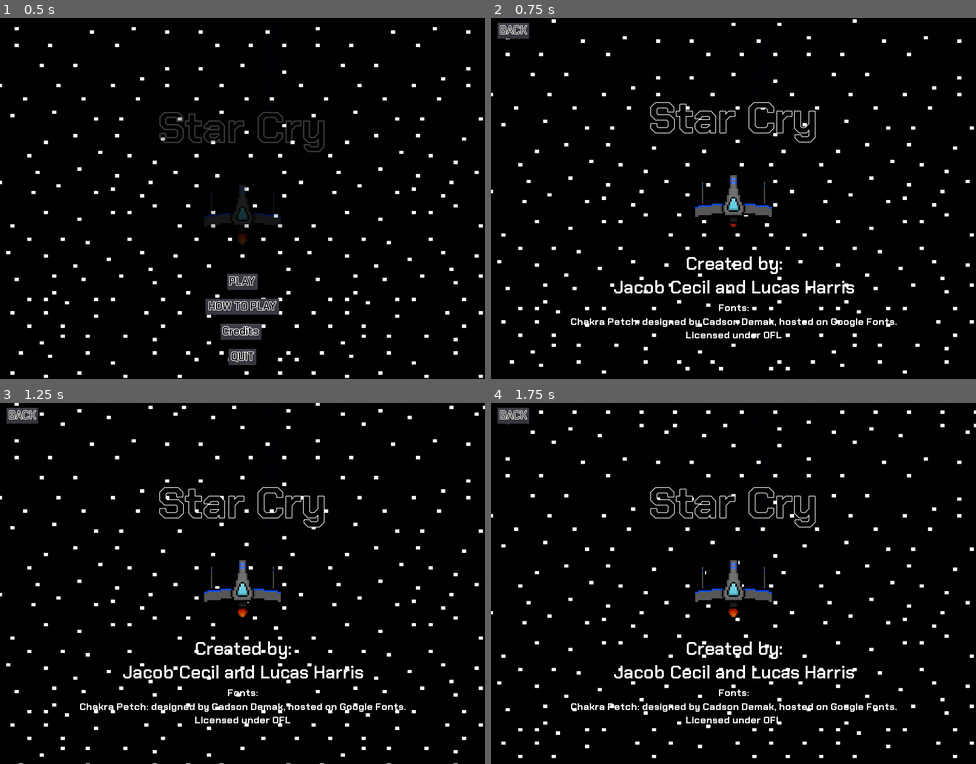
Above: before the commit, frames 1-4 (two rows, left to right).
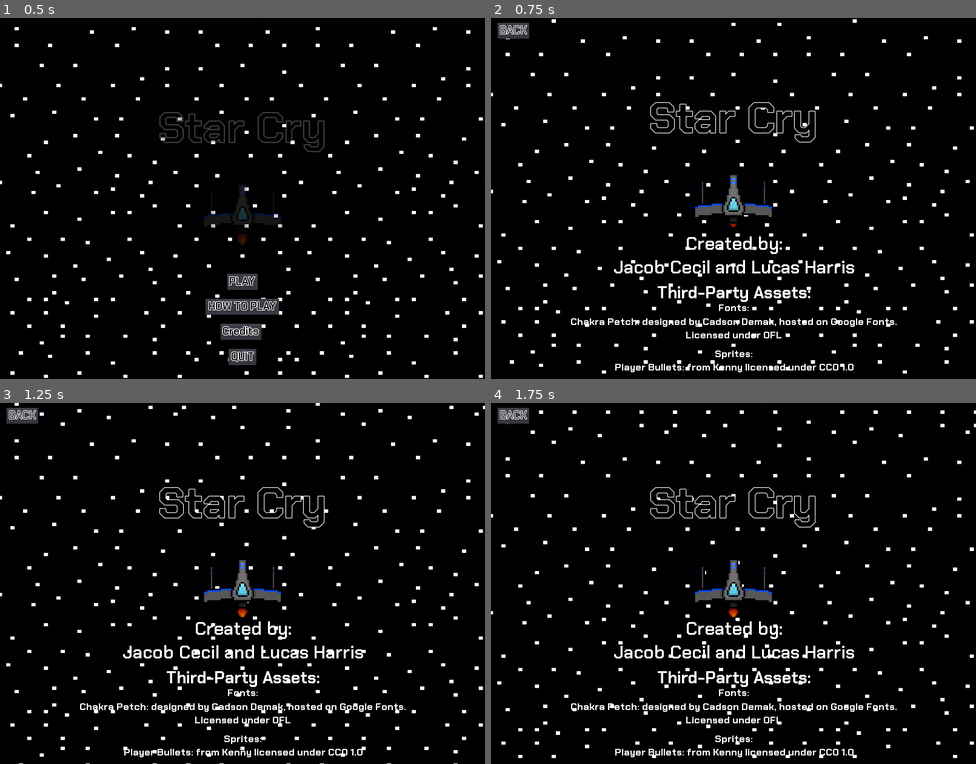
Above: after the commit, the same moments.

Repository: Cecilist/Final-BossFightBulletShooter
Game: Godot game, scene res://Menu/MainMenu.tscn
Two runs of this game, one before a commit and one after it. Both use one fixed random seed, a clock stepped at 60 frames per second and the inputs below.
Inputs:
- Up to frame 1 (0.5 s): no input
- Up to frame 2 (0.75 s): click "Credits" at 0.5 s
- Up to frame 3 (1.25 s): no input
- Up to frame 4 (1.75 s): tap Enter (play_game) at 1.25 s; hold D (move_right) from 1.28 s (still down); hold Shift (evade) from 1.28 s (still down)

Frame 1 is identical in both runs. In frame 2, 2.6% of the frame differs, in the area x 25-75%, y 60-99%; in frame 3, 2.6%; in frame 4, 2.6%.

Commit message:
Added player bullet info to credits

Diff:
--- a/project/Menu/Credits.tscn
+++ b/project/Menu/Credits.tscn
@@ -43,6 +43,10 @@
 outline_size = 2
 font_data = ExtResource( 8 )
 
+[sub_resource type="DynamicFont" id=11]
+size = 50
+font_data = ExtResource( 2 )
+
 [node name="Credits" type="Node2D"]
 position = Vector2( 725, 540 )
 script = ExtResource( 3 )
@@ -80,9 +84,9 @@
 
 [node name="CreatedBy" type="Label" parent="."]
 margin_left = -724.0
-margin_top = 161.0
+margin_top = 100.0
 margin_right = 728.0
-margin_bottom = 306.0
+margin_bottom = 245.0
 custom_fonts/font = SubResource( 8 )
 text = "Created by:
 Jacob Cecil and Lucas Harris"
@@ -121,4 +125,30 @@
 "_edit_use_anchors_": false
 }
 
+[node name="ThirdPartyAssets" type="Label" parent="."]
+margin_left = -724.0
+margin_top = 250.0
+margin_right = 728.0
+margin_bottom = 395.0
+custom_fonts/font = SubResource( 11 )
+text = "Third-Party Assets:"
+align = 1
+__meta__ = {
+"_edit_use_anchors_": false
+}
+
+[node name="PlayerBullets" type="Label" parent="."]
+margin_left = -726.0
+margin_top = 445.0
+margin_right = 727.0
+margin_bottom = 590.0
+custom_fonts/font = SubResource( 9 )
+text = "Sprites:
+Player Bullets: from Kenny licensed under CC0 1.0
+ "
+align = 1
+__meta__ = {
+"_edit_use_anchors_": false
+}
+
 [connection signal="pressed" from="BackButton" to="." method="_on_BackButton_pressed"]
Not shown: 1 places in project/Menu/Credits.tscn that only renumber resources
